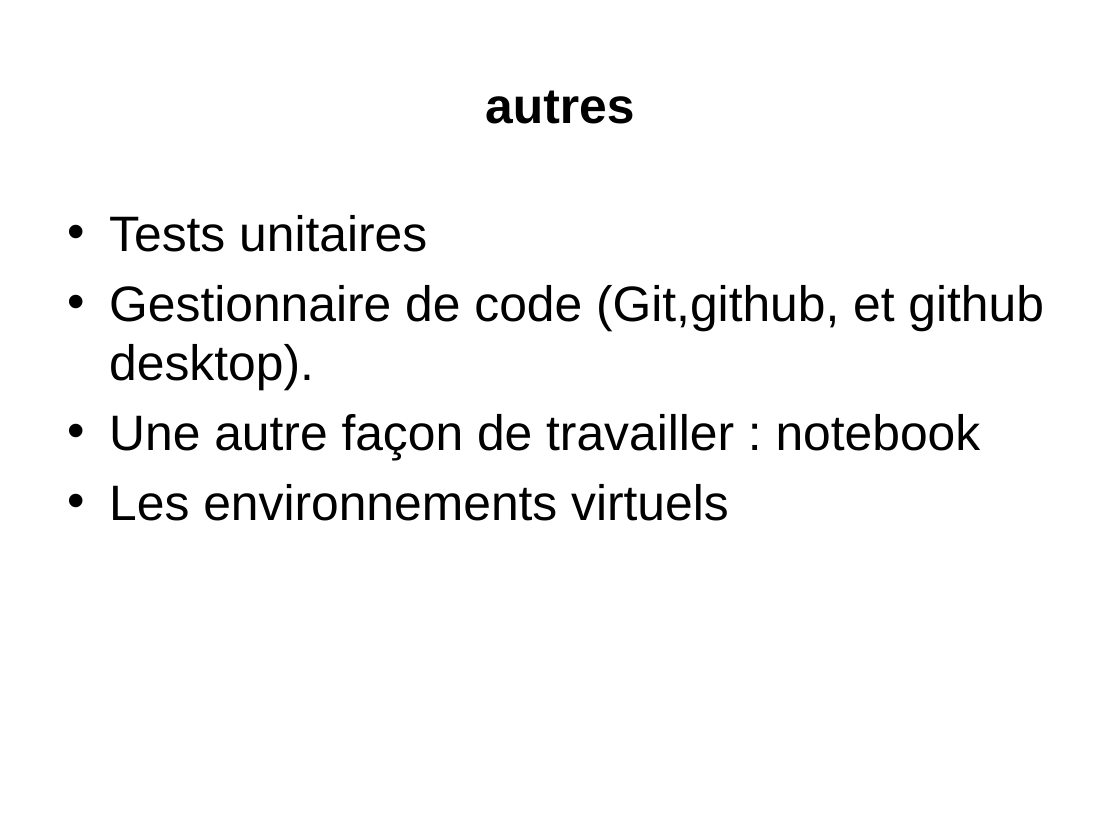
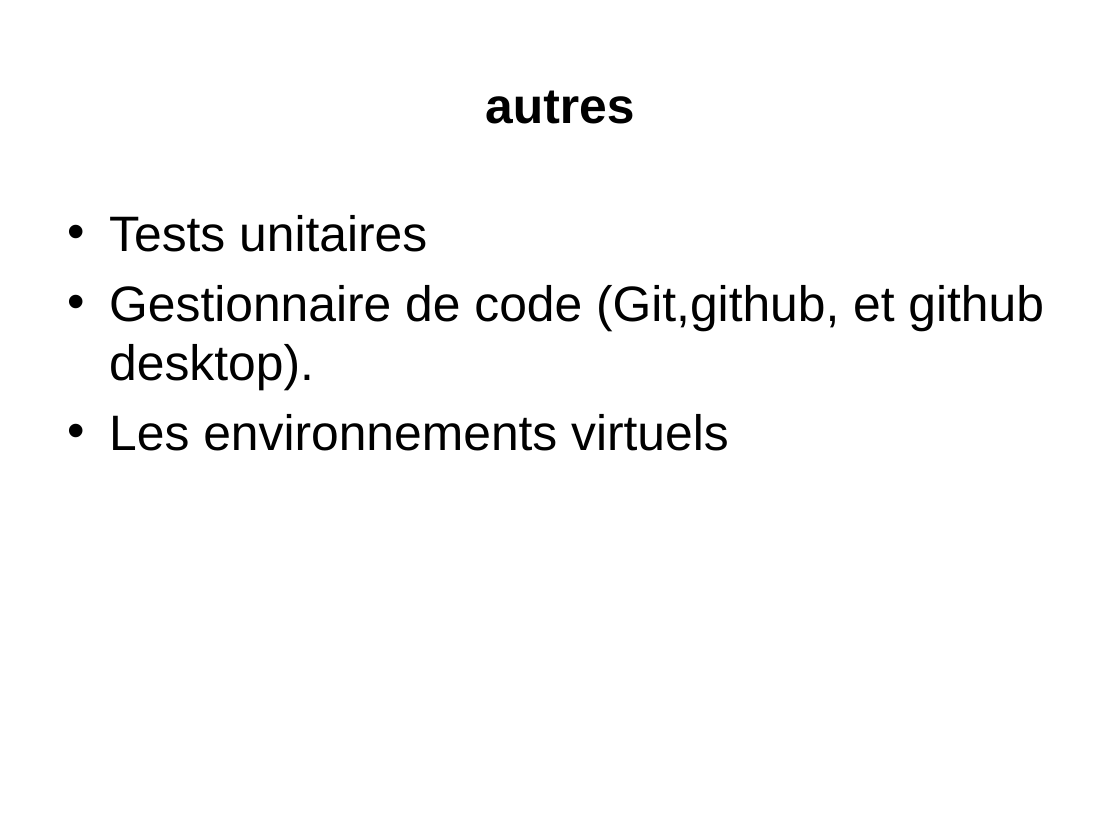
Before and after one commit to loicmidy/formation-python, a slide deck: slide 54 of formation python.pptx (slide 53 before the commit). Drawn at 1120x840 pixels with LibreOffice and Linux fonts; fonts in the diff are those of the drawing. Boxes give left, top, right and bottom in pixels: in the first picture for what was removed or moved away, otherwise in the second. Text is boxed around its words. In the diff, an @@ line names an element or a change of style, - is before the commit and + after.

```diff
--- a/formation python.pptx
+++ b/formation python.pptx
@@ text at (109,414,981,461): paragraph removed @@
-• Une autre façon de travailler : notebook
```
Also in this commit, not shown: 2 slides added, 1 slide removed, 2 other files.
